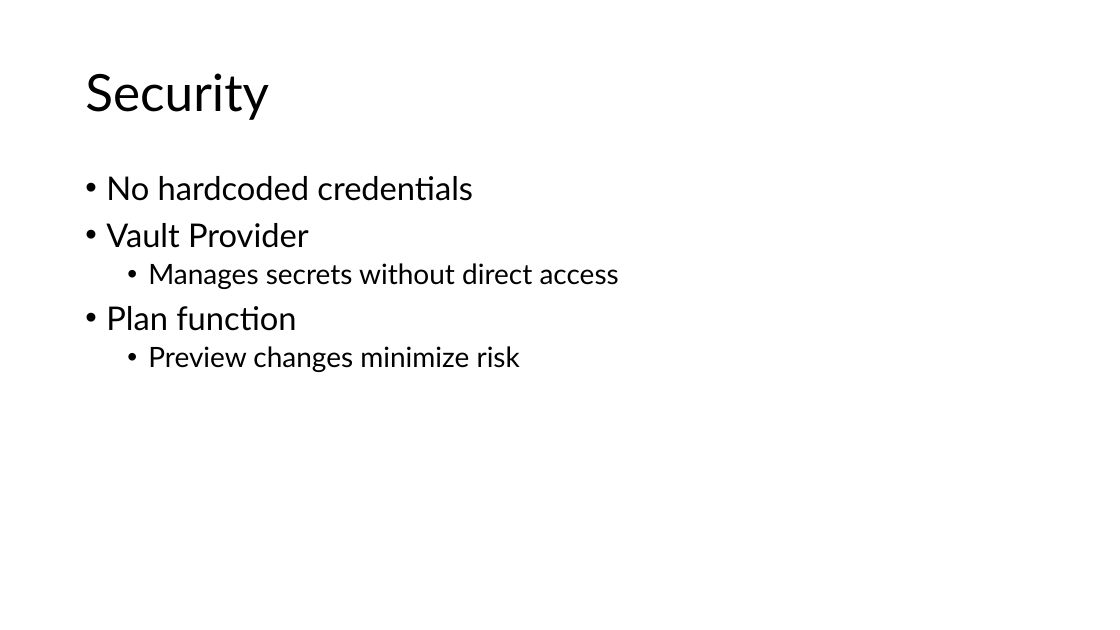
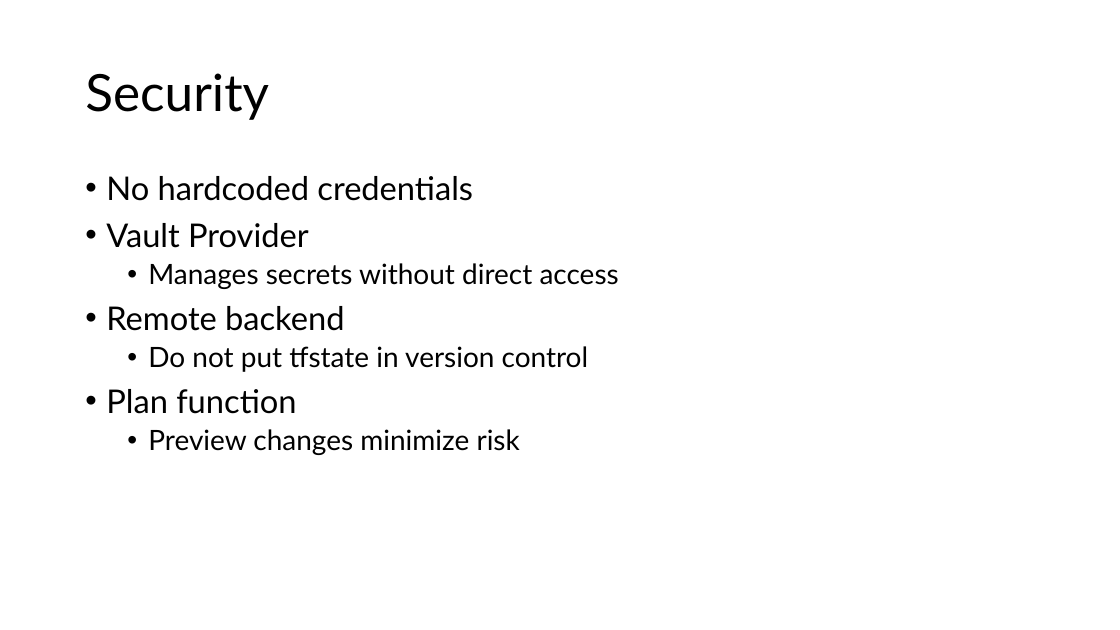
Before and after one commit to sebivenlo/esd-2024-terraform, a slide deck: slide 11 of Presentation/Terraform.pptx (slide 8 before the commit). Drawn at 1120x630 pixels with LibreOffice and Linux fonts; fonts in the diff are those of the drawing. Boxes give left, top, right and bottom in pixels: in the first picture for what was removed or moved away, otherwise in the second. Text is boxed around its words. In the diff, an @@ line names an element or a change of style, - is before the commit and + after.

```diff
--- a/Presentation/Terraform.pptx
+++ b/Presentation/Terraform.pptx
@@ text at <box>106,306,589,372</box>: paragraphs added @@
+• Remote backend
+  • Do not put tfstate in version control
```
Also in this commit, not shown: 1 other slide changed, 6 slides added, 3 slides removed.
